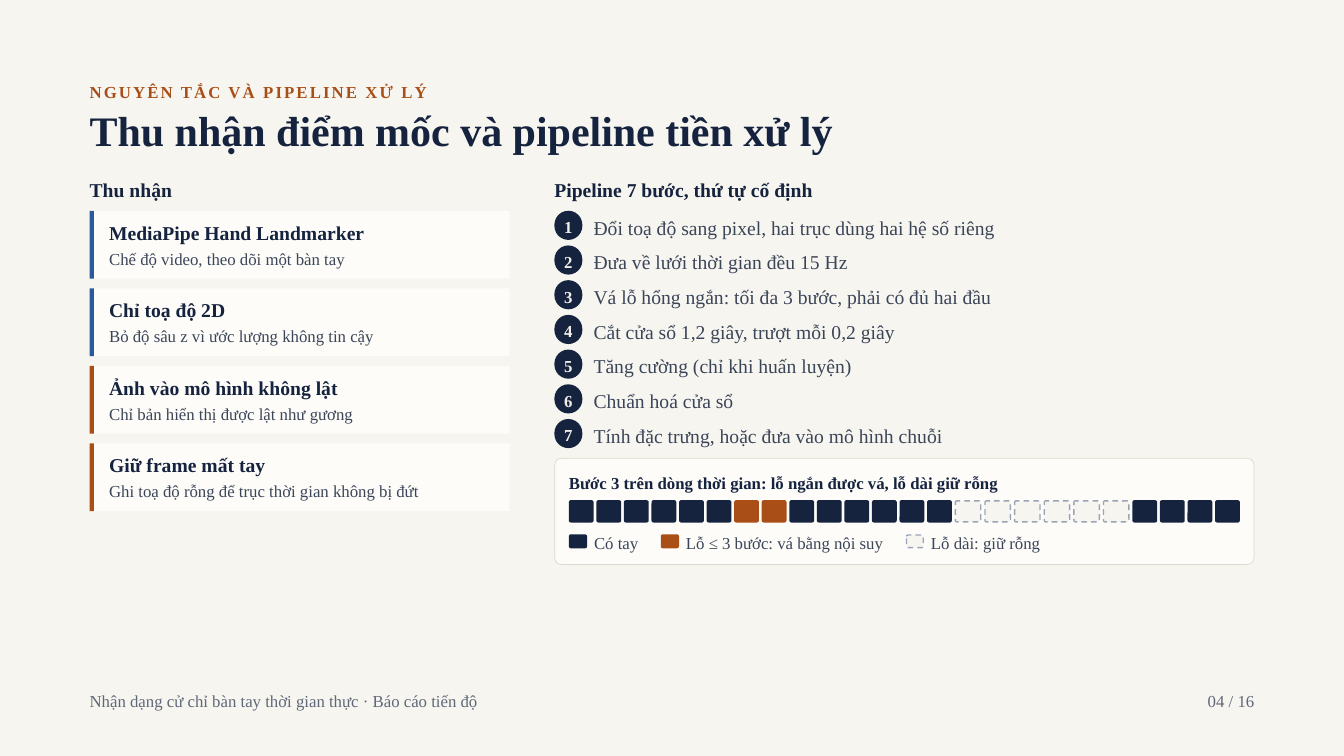
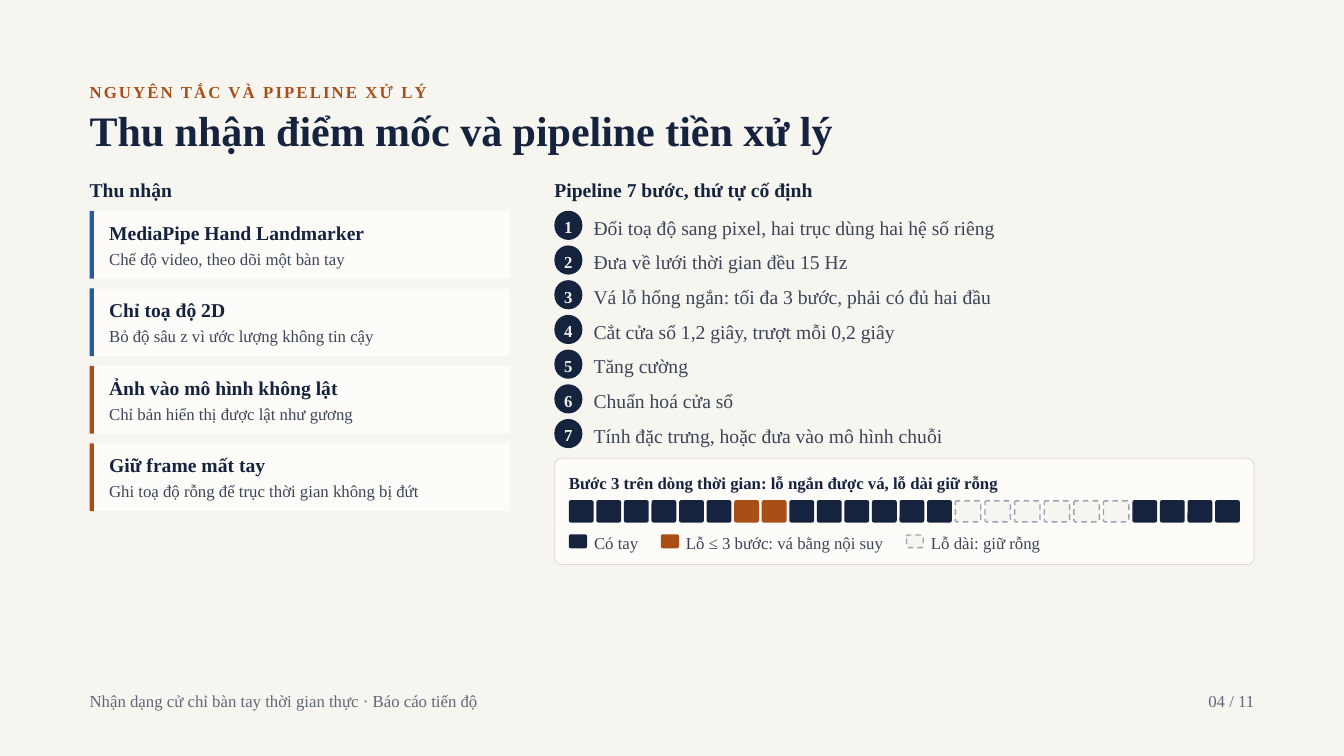
Before and after one commit to tienlamict/cv-action-recognition, a slide deck: slide 4 of slides/Report_phase_5.pptx. Drawn at 1344x756 pixels with LibreOffice and Linux fonts; fonts in the diff are those of the drawing. Boxes give left, top, right and bottom in pixels: in the first picture for what was removed or moved away, otherwise in the second. Text is boxed around its words. In the diff, an @@ line names an element or a change of style, - is before the commit and + after.

```diff
--- a/slides/Report_phase_5.pptx
+++ b/slides/Report_phase_5.pptx
@@ text at (594,359,688,377): text changed @@
-Tăng cường (chỉ khi huấn luyện)
+Tăng cường
@@ text at (1208,696,1254,707): text changed @@
-04 / 16
+04 / 11
```
Also in this commit, not shown: 9 other slides changed, 5 slides removed, 1 other file.
